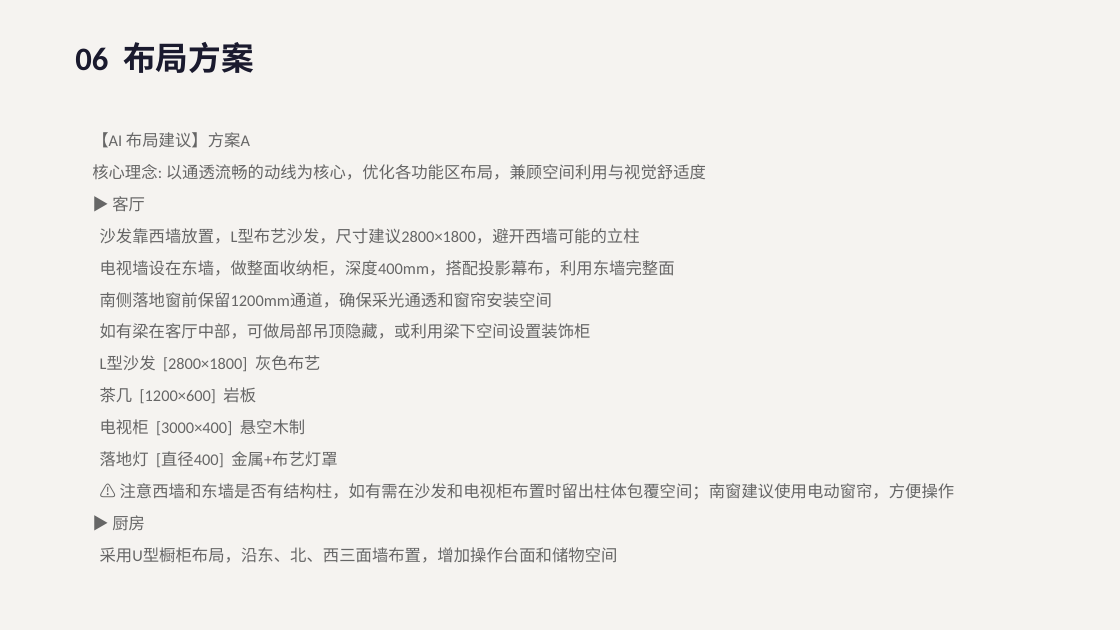
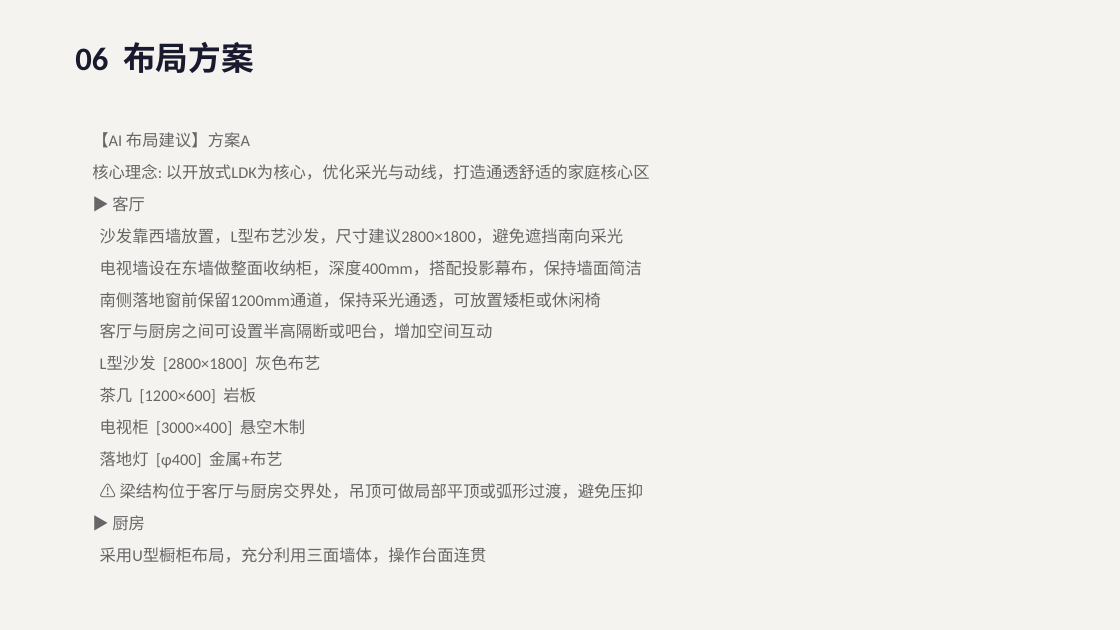
Before and after one commit to 12willy-byte/designer-ai-tools, a slide deck: slide 7 of templates/concept_output/概念方案.pptx. Drawn at 1120x630 pixels with LibreOffice and Linux fonts; fonts in the diff are those of the drawing. Boxes give left, top, right and bottom in pixels: in the first picture for what was removed or moved away, otherwise in the second. Text is boxed around its words. In the diff, an @@ line names an element or a change of style, - is before the commit and + after.

```diff
--- a/templates/concept_output/概念方案.pptx
+++ b/templates/concept_output/概念方案.pptx
@@ text at <box>92,164,650,180</box>: text changed @@
-核心理念: 以通透流畅的动线为核心，优化各功能区布局，兼顾空间利用与视觉舒适度
+核心理念: 以开放式LDK为核心，优化采光与动线，打造通透舒适的家庭核心区
@@ text at <box>100,228,624,244</box>: text changed @@
-沙发靠西墙放置，L型布艺沙发，尺寸建议2800×1800，避开西墙可能的立柱
+沙发靠西墙放置，L型布艺沙发，尺寸建议2800×1800，避免遮挡南向采光
@@ text at <box>100,260,642,276</box>: text changed @@
-电视墙设在东墙，做整面收纳柜，深度400mm，搭配投影幕布，利用东墙完整面
+电视墙设在东墙做整面收纳柜，深度400mm，搭配投影幕布，保持墙面简洁
@@ text at <box>100,292,601,308</box>: text changed @@
-南侧落地窗前保留1200mm通道，确保采光通透和窗帘安装空间
+南侧落地窗前保留1200mm通道，保持采光通透，可放置矮柜或休闲椅
@@ text at <box>100,323,493,339</box>: text changed @@
-如有梁在客厅中部，可做局部吊顶隐藏，或利用梁下空间设置装饰柜
+客厅与厨房之间可设置半高隔断或吧台，增加空间互动
@@ text at <box>100,451,283,468</box>: text changed @@
-落地灯 [直径400] 金属+布艺灯罩
+落地灯 [φ400] 金属+布艺
@@ text at <box>120,483,644,499</box>: text changed @@
-⚠ 注意西墙和东墙是否有结构柱，如有需在沙发和电视柜布置时留出柱体包覆空间；南窗建议使用电动窗帘，方便操作
+⚠ 梁结构位于客厅与厨房交界处，吊顶可做局部平顶或弧形过渡，避免压抑
@@ text at <box>100,547,487,563</box>: text changed @@
-采用U型橱柜布局，沿东、北、西三面墙布置，增加操作台面和储物空间
+采用U型橱柜布局，充分利用三面墙体，操作台面连贯
```
Also in this commit, not shown: 13 other files.
